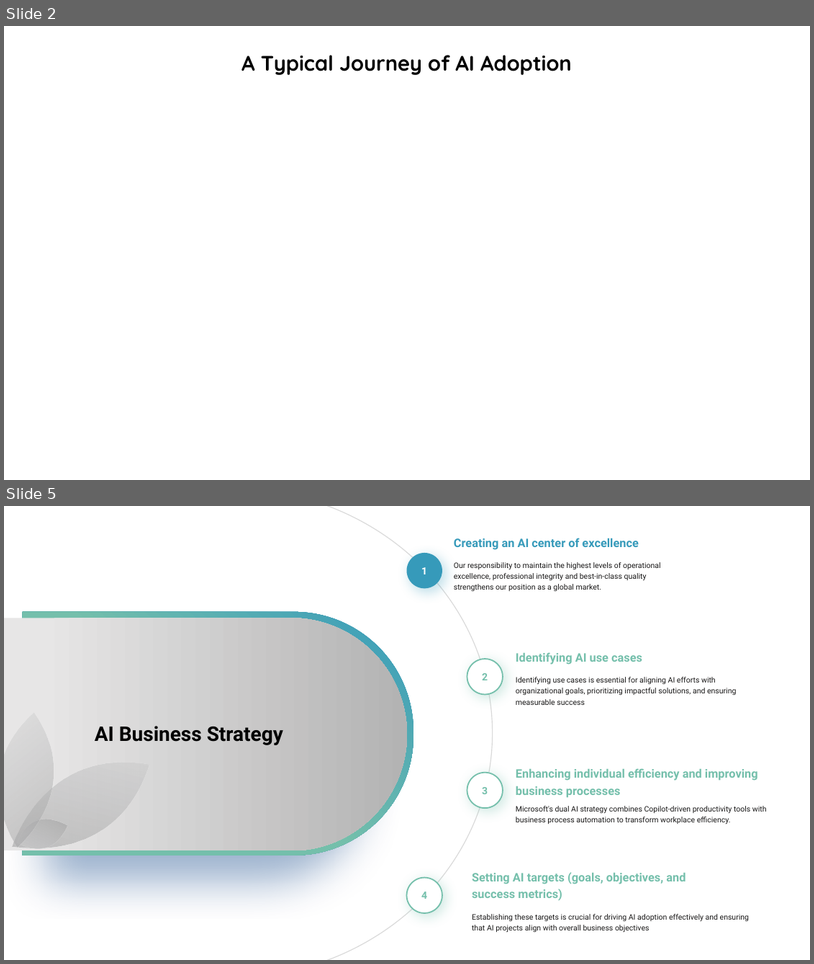
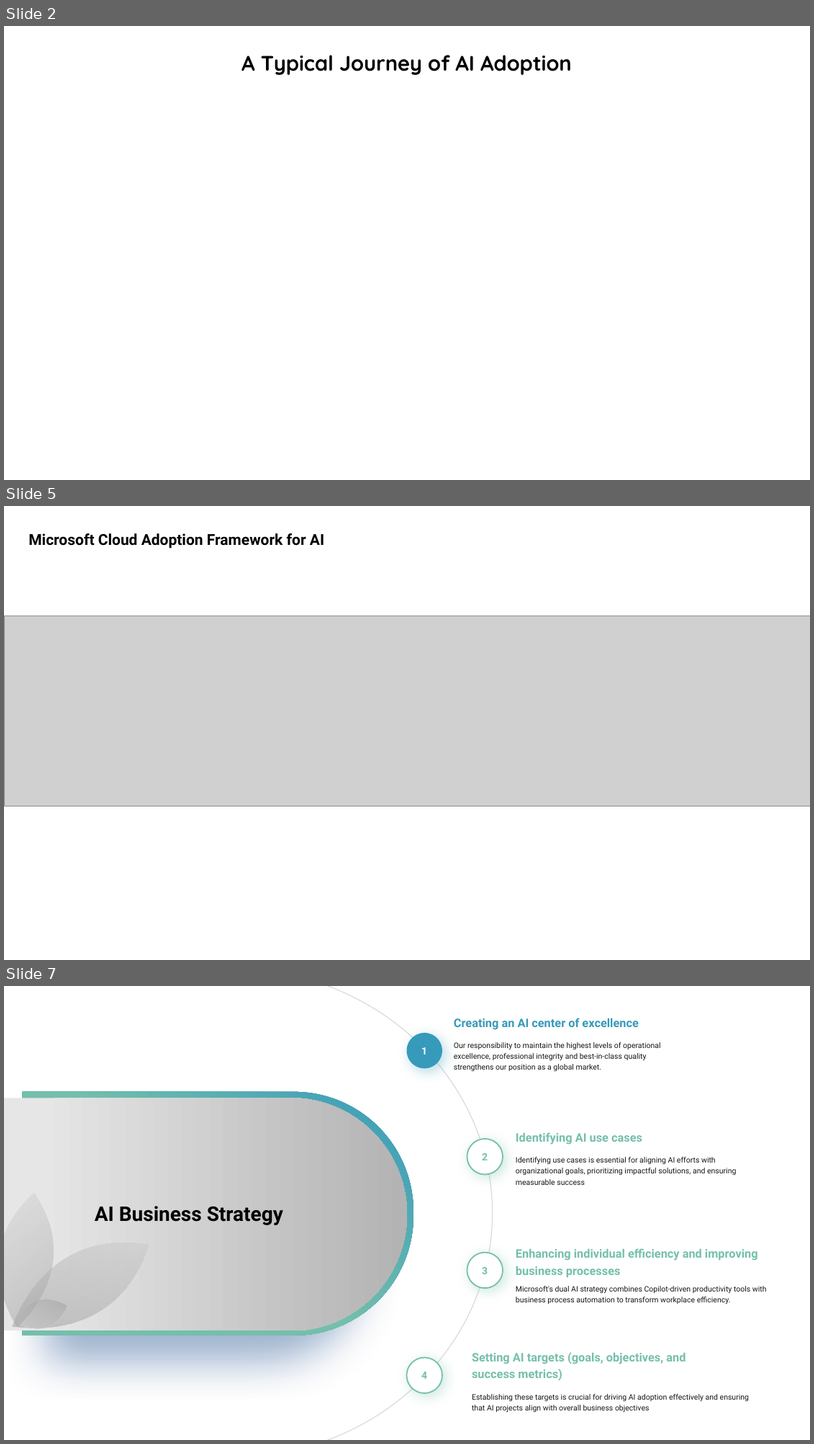
Before and after one commit to hzmarrou/AI-strategy-workshop, a slide deck: AIStrategyAzure-GU.pptx. Shown one above the other, each under a label of ours: slides 2 and 5 before the commit, slides 2, 5 and 7 after it; the slides between them are not shown. The pictures are 814x964 and 814x1444 pixels, drawn with LibreOffice and Linux fonts; fonts in the diff are those of the drawing; grey boxes stand for pictures. Boxes give left, top, right and bottom in pixels: in the first picture for what was removed or moved away, otherwise in the second. Text is boxed around its words. In the diff, an @@ line names an element or a change of style, - is before the commit and + after.

```diff
--- a/AIStrategyAzure-GU.pptx
+++ b/AIStrategyAzure-GU.pptx
@@ slide 5 added at (x1=4, y1=506, x2=810, y2=960), background #FFFFFF @@
@@ text added at (x1=28, y1=533, x2=324, y2=548), 18 pt, text #000000, bold @@
+Microsoft Cloud Adoption Framework for AI
@@ picture added at (x1=4, y1=615, x2=810, y2=806) @@
@@ what was slide 5 is now slide 7 @@
```
Also in this commit, not shown: 12 slides changed, 4 other slides added, 1 other file.
